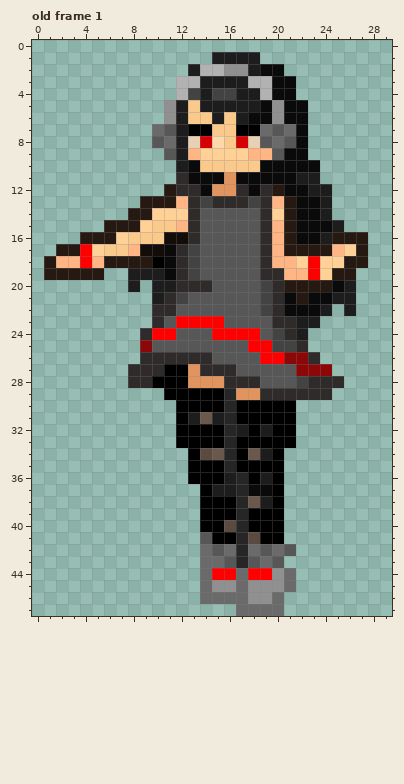
Edited in one commit: pixel-art file (Resources/Images/Boss2/Boss2.aseprite). The picture above was drawn from the file before the commit.
30x48 pixels, 1 frame. Colours within 5 levels of each other are drawn and written as one. Shown: old frame 1. The commit also changed other frames, which this record leaves out.
And afterwards:
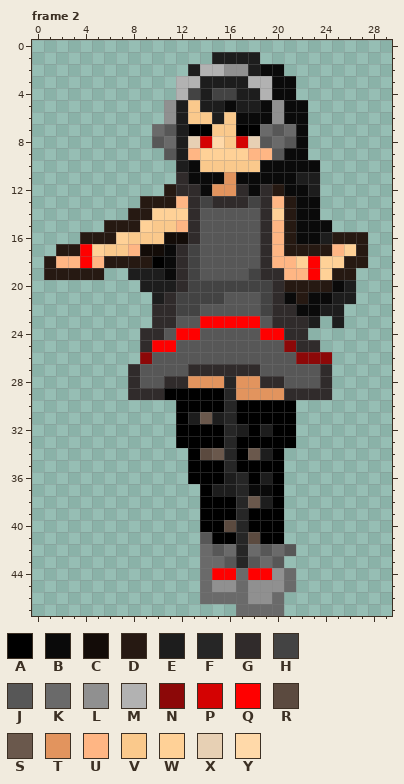
Palette (. is transparent): A #000000  B #0a0a0a  C #130c08  D #261912  E #1d1d1d  F #262626  G #302b2b  H #434343  J #575757  K #6a6a6a  L #909090  M #b2b2b2  N #8c0808  P #d40202  Q #ff0000  R #5b4a3f  S #6a584c  T #e2945e  U #ffb684  V #fac98c  W #ffd197  X #e7d0b4  Y #ffd9a9
A new or re-ordered frame is compared with the old frame closest to it.
From old to new:
frames 1 -> 4
--- frame 2 is new; against old frame 1, layer "レイヤー 1"
@@ x 14..19 @@
  4 EHHEEM
- 5 EEEEEB
- 6 VEVEBB
+ 5 EEBEEB
+ 6 VEVBBB
  7 AVVAAK
@@ x 22..27 @@
 11 EE....
-12 BEE...
-13 BBE...
-14 BBE...
-15 BBBE..
+12 BE....
+13 BB....
+14 BB....
+15 BBB...
 16 BBEDDD
@@ x 0..29 @@
 18 .DUUQUDDDDABGHJJJJJGUUWQWWDD..
-19 .DDDDD..EEEBGHJJJJJGGUUQWDD...
-20 ........E.EEGGGJJJJHGDDDDBE...
-21 ..........EGHJJJJJJHGBDBBEE...
-22 ..........GGJJJJJJJHGBBBE.E...
-23 ..........GJQQQQJJJJGGEE......
-24 .........GQQJJJQQQQJHGE.......
-25 .........NJJJJJJJJQQHHG.......
-26 .........GGGGGGJJJJQQNNG......
-27 ........GGGAATGGGJJJJJNNN.....
-28 ........GGAAATTTGGGJJJHGGG....
-29 ...........AAAAAFTTGGGGGG.....
+19 .DDDDD..EEEBGHJJJJHGGUUQWDD...
+20 .........EEEGHHHHHHHGDDDDBE...
+21 ..........EGHHHHJJJHGBDBBEE...
+22 ..........GGHHJJJJJHGGBBEE....
+23 ..........GGJJQQQQQJGGGE.E....
+24 .........GGJQQJJJJJQQGG.......
+25 .........GQQJJJJJJJJJNGG......
+26 .........NJJJJJJJJJJJJNNN.....
+27 ........GJJJJGGGGGGJJJJJG.....
+28 ........GJJGGTTTFTTGGJJJG.....
+29 ........GGGAAAAAFTTTTGGGG.....
 30 ............AAAAFAAAAA........
